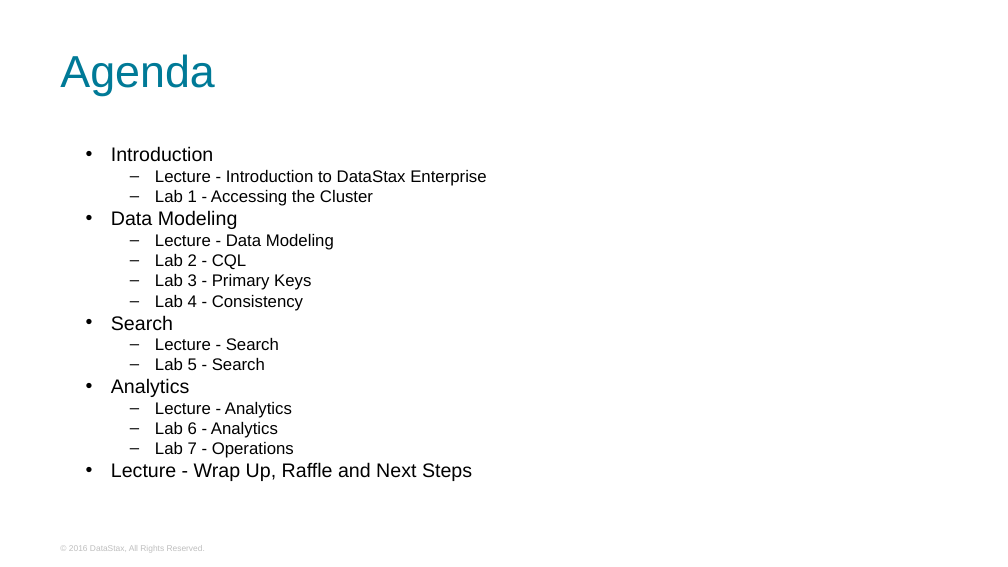
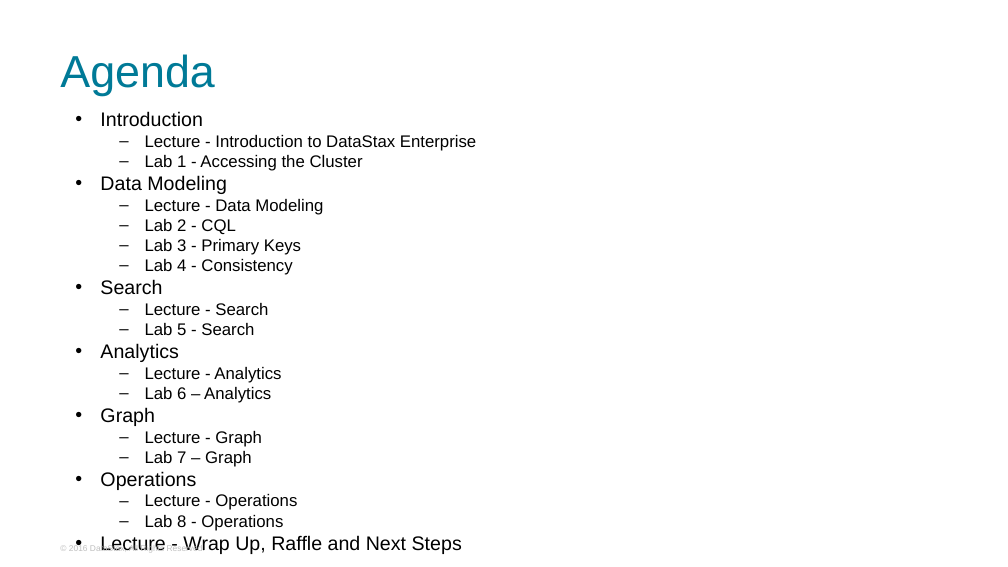
Before and after one commit to DSPN/DataStaxDay, a slide deck: slide 2 of lectures/Lecture 1 - Introduction.pptx. Drawn at 1008x567 pixels with LibreOffice and Linux fonts; fonts in the diff are those of the drawing; background and template pictures are left out. Boxes give left, top, right and bottom in pixels: in the first picture for what was removed or moved away, otherwise in the second. Text is boxed around its words. In the diff, an @@ line names an element or a change of style, - is before the commit and + after.

Commit message:
Added Graph to the agenda

```diff
--- a/lectures/Lecture 1 - Introduction.pptx
+++ b/lectures/Lecture 1 - Introduction.pptx
@@ text "Introduction": place and size @@
-text "Introduction" at [111,146,486,481]
+text "Introduction" at [100,111,476,554]
@@ text at [100,387,297,531]: text changed @@
-  – Lab 6 - Analytics
-  – Lab 7 - Operations
+  – Lab 6 – Analytics
+• Graph
+  – Lecture - Graph
+  – Lab 7 – Graph
+• Operations
+  – Lecture - Operations
+  – Lab 8 - Operations
```
